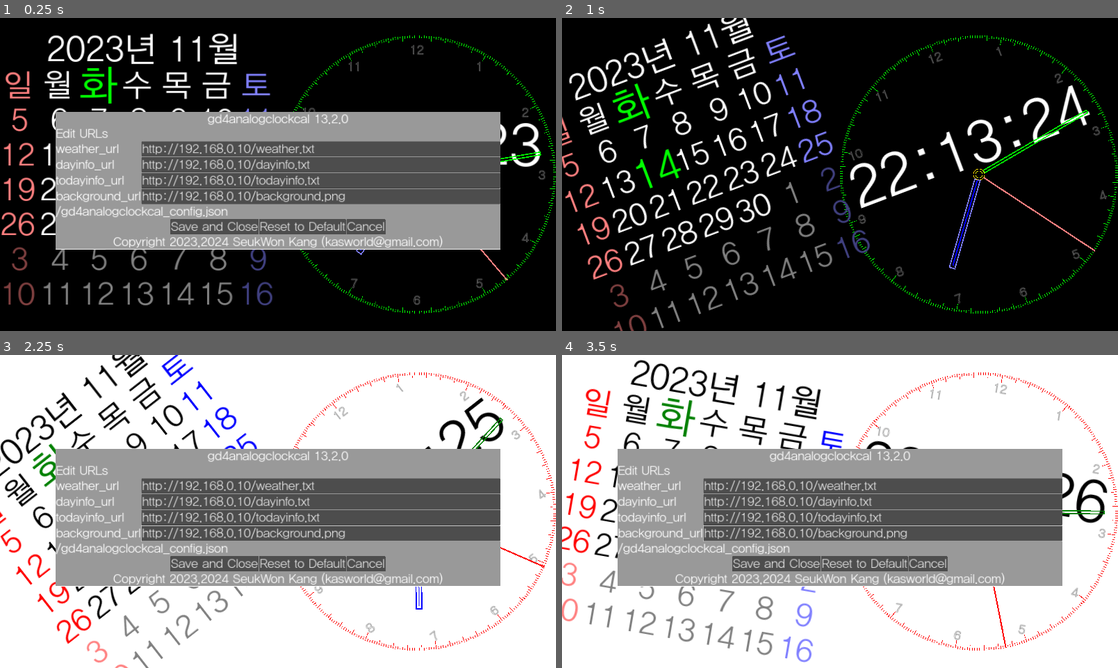
Above: before the commit, frames 1-4 (two rows, left to right).
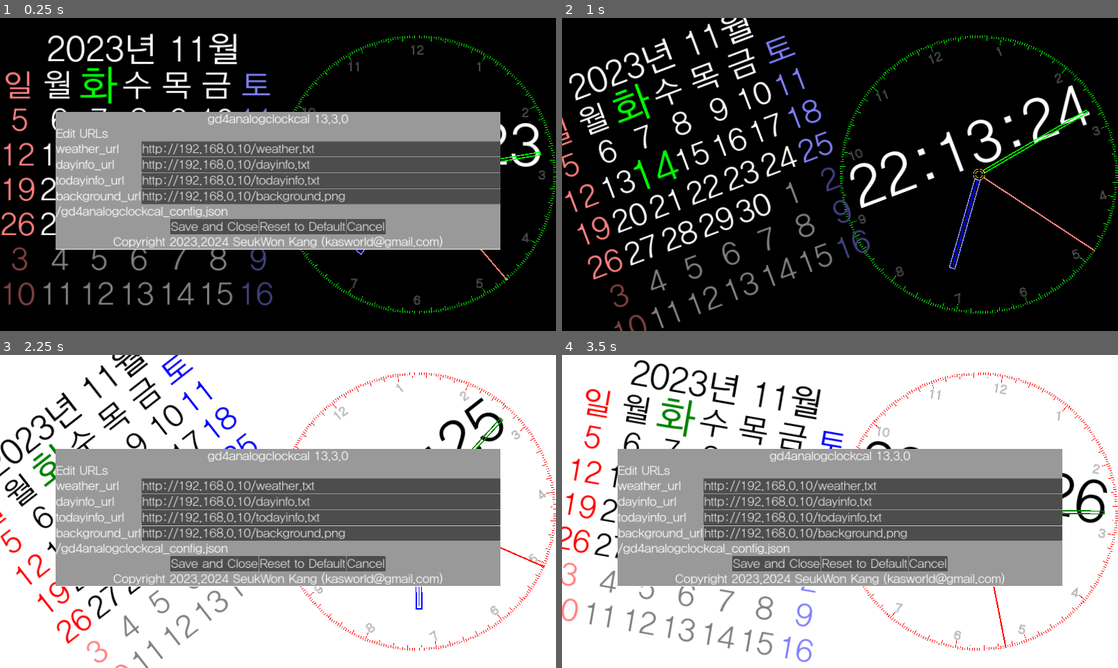
Above: after the commit, the same moments.

Repository: kasworld/gd4analogclockcal
Game: Godot game, scene res://main.tscn
Two runs of this game, one before a commit and one after it. Both use one fixed random seed, a clock stepped at 60 frames per second and the inputs below.
Inputs (mouse positions are in pixels of both pictures, inside the frame that each line leads up to):
- Up to frame 1 (0.25 s): no input
- Up to frame 2 (1 s): tap Enter at 0.5, 0.6 s; move the mouse to (962, 158) at 0.52 s; click (962, 158) at 0.67 s
- Up to frame 3 (2.25 s): move the mouse to (166, 527) at 1.27 s; tap Enter at 1.35, 2.1 s; click (166, 527) at 1.42 s; move the mouse to (333, 442) at 2.02 s; click (333, 442) at 2.17 s
- Up to frame 4 (3.5 s): move the mouse to (812, 574) at 2.77 s; tap Enter at 2.85 s; click (812, 574) at 2.92 s

The runs differ from the first frame. In frame 1, less than 0.1% of the frame differs, in the area x 59-61%, y 31-34%; in frame 2, 0.3%, in the area x 12-22%, y 41-55%; in frame 3, less than 0.1%; in frame 4, less than 0.1%.
Error in both runs: Attempt to call function 'store_line' in base 'null instance' on a null instance. (res://global/config.gd:13)

Commit message:
adjust today pos

Diff:
--- a/calendar/calendar.gd
+++ b/calendar/calendar.gd
@@ -48,7 +48,7 @@
 			elif day_index_dict["day"] == today_dict["day"]:
 				co = Global2d.colors.today
 				fsize = fh*1.2
-				today_adj = Vector2(-fsize*0.05 * text.length(), fsize*0.08)
+				today_adj = Vector2(-fsize*0.08 * text.length(), fsize*0.08)
 			var pos = Vector2(fw*wd,fh*week) - csize/2 +offset + today_adj
 			draw_string(Global2d.font, pos , text, HORIZONTAL_ALIGNMENT_CENTER, -1,  fsize, co )
 			day_index += 24*60*60
--- a/main.gd
+++ b/main.gd
@@ -12,7 +12,7 @@
 	"background_url",
 	]
 var config = {
-	"version" : "gd4analogclockcal 13.2.0",
+	"version" : "gd4analogclockcal 13.3.0",
 	"weather_url" : "http://192.168.0.10/weather.txt",
 	"dayinfo_url" : "http://192.168.0.10/dayinfo.txt",
 	"todayinfo_url" : "http://192.168.0.10/todayinfo.txt",
